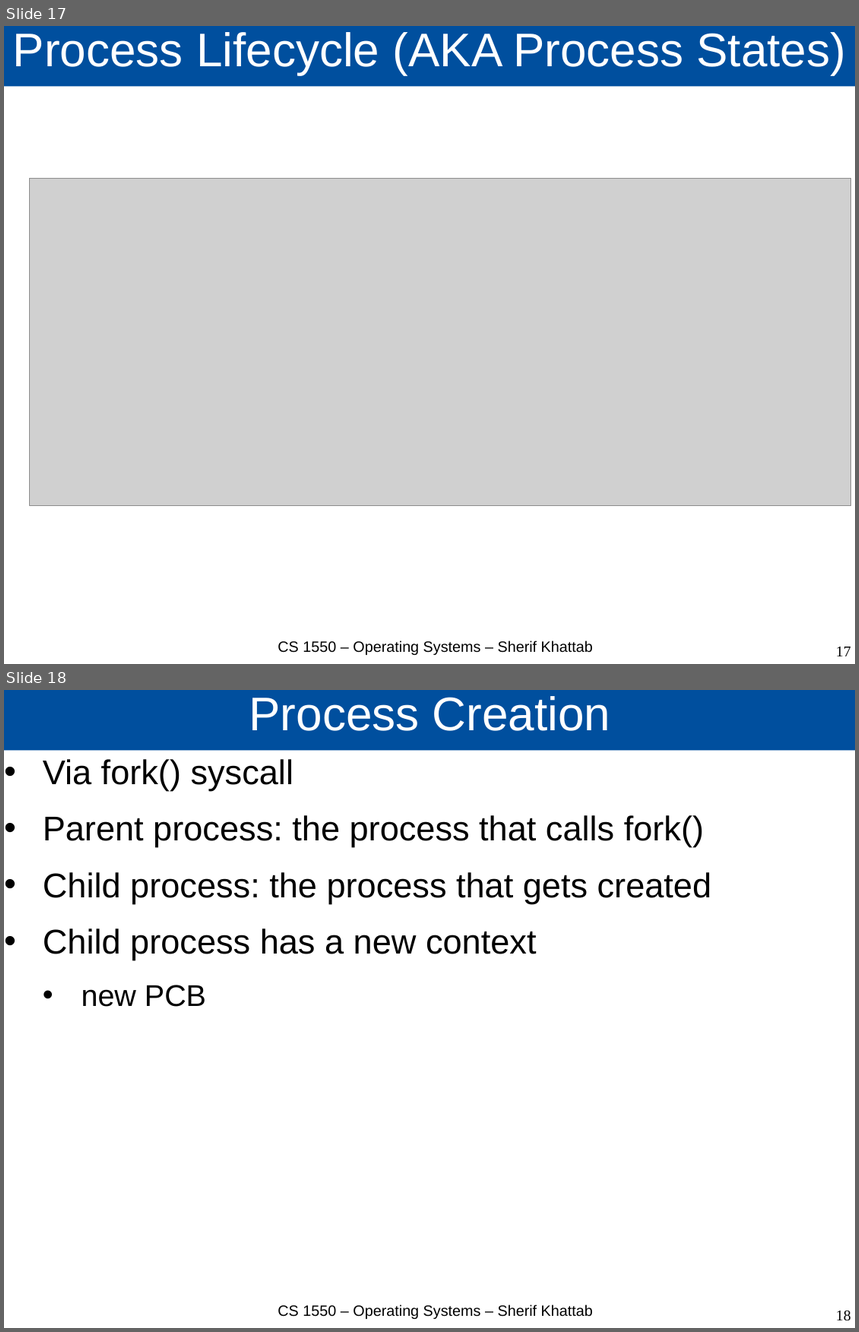
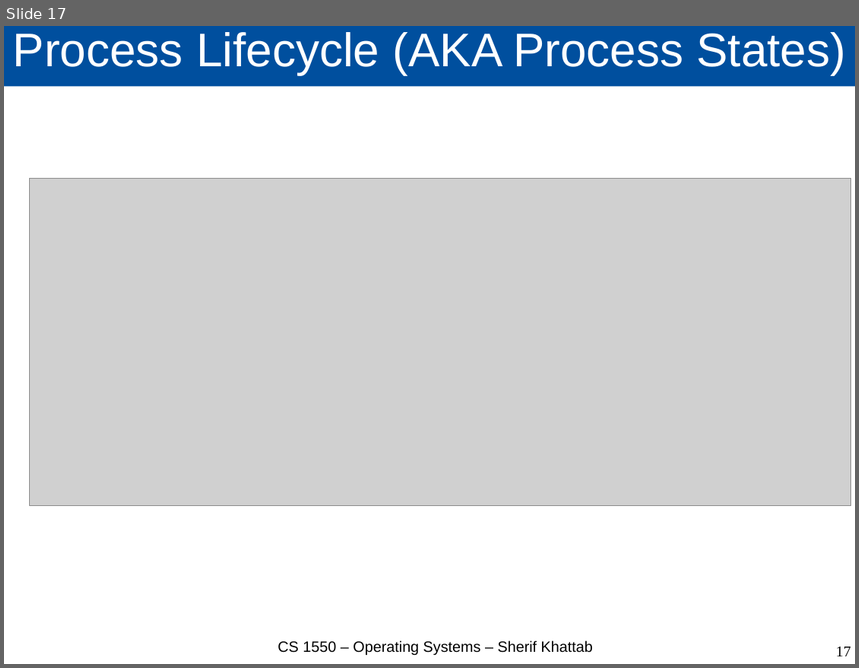
Before and after one commit to cs1550-2244/cs1550-code-handouts, a slide deck: DraftSlides/Lecture4.pptx. Shown one above the other, each under a label of ours: slides 17 and 18 before the commit, slide 17 after it. The pictures are 859x1332 and 859x668 pixels, drawn with LibreOffice and Linux fonts; fonts in the diff are those of the drawing; grey boxes stand for pictures. Boxes give left, top, right and bottom in pixels: in the first picture for what was removed or moved away, otherwise in the second. Text is boxed around its words. In the diff, an @@ line names an element or a change of style, - is before the commit and + after.

```diff
--- a/DraftSlides/Lecture4.pptx
+++ b/DraftSlides/Lecture4.pptx
@@ slide 18 removed at (x1=4, y1=690, x2=855, y2=1328), background #FFFFFF @@
@@ title removed at (x1=4, y1=690, x2=855, y2=751) @@
-Process Creation
@@ text removed at (x1=43, y1=759, x2=712, y2=1007) @@
-• Via fork() syscall
-• Parent process: the process that calls fork()
-• Child process: the process that gets created
-• Child process has a new context
-  • new PCB
@@ text removed at (x1=278, y1=1305, x2=593, y2=1319) @@
-CS 1550 – Operating Systems – Sherif Khattab
@@ page number removed at (x1=836, y1=1311, x2=851, y2=1322) @@
-18
```
Also in this commit, not shown: 4 other slides removed, 3 other files.
